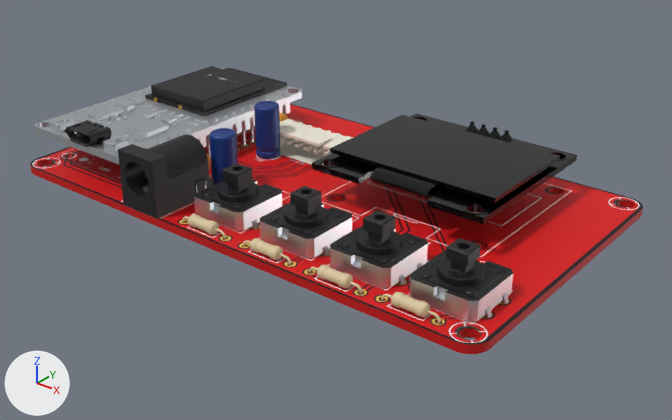
Two versions of the glTF model public/models/fingerprint-voting-machine/board.glb, one commit apart.
Both versions are drawn from a 50 mm camera at (0.2282, -0.0958, 0.075) aimed at (0.128, 0.0295, -0.0026). Lighting does not change. The marker at lower left points along +X, +Y and +Z. The older version comes first. Where no turn or scale is listed for an object, it has been applied to the vertices. Vertices at exactly the same position are counted once.

The older version as bpy lines, for what is in view:
```python
ob_r1_mesh = bpy.data.objects.new('R1-mesh', me_r1)
ob_r1_mesh.location = (0.1353, 0.0023, 0.001)
ob_u1_mesh = bpy.data.objects.new('U1-mesh', me_u1)
ob_u1_mesh.location = (0.0861, 0.0404, 0.0107)
ob_u1_mesh_014 = bpy.data.objects.new('U1-mesh.014', me_u1_014)
ob_u1_mesh_014.location = (0.0861, 0.028, 0.0055)
ob_u2_mesh = bpy.data.objects.new('U2-mesh', me_u2)
ob_u2_mesh.location = (0.1456, 0.0397, 0.0086)
ob_u2_mesh_001 = bpy.data.objects.new('U2-mesh.001', me_u2_001)
ob_u2_mesh_001.location = (0.1456, 0.0551, 0.0054)
ob_u2_mesh_004 = bpy.data.objects.new('U2-mesh.004', me_u2_004)
ob_u2_mesh_004.location = (0.1456, 0.0278, 0.0088)
# also in view: 'R4-mesh' at (0.1634, 0.0028, 0.001); 'KEY2-mesh' at (0.1361, 0.0113, 0.0042); 'KEY4-mesh' at (0.1668, 0.0113, 0.0042); 'DC1-mesh.002' at (0.1065, 0.007, 0.0052); 'U1-mesh.012' at (0.0872, 0.005, 0.0105)
```
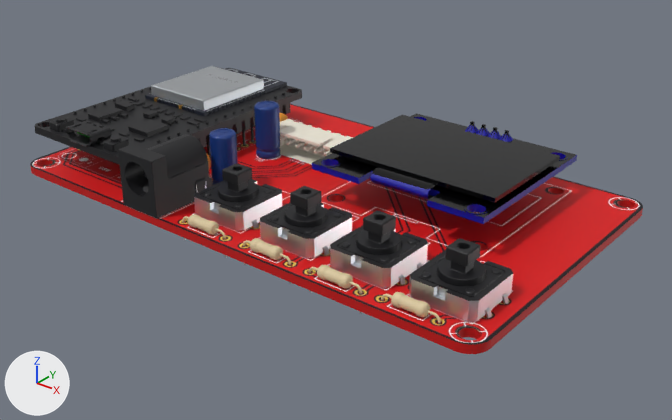
What differs and where, as boxes [x1, y1, x2, y2] in the pictures (672 x 420 px):
part 1 of me_u1, reshaped: before [159, 91, 261, 113]; after [149, 69, 265, 114]
part 2 of me_u1, reshaped: before [205, 74, 255, 84]; after [155, 66, 260, 99]
part 3 of me_u1, recoloured: [145, 68, 287, 116] in both
part 4 of me_u1, recoloured (black to light grey): [151, 66, 279, 111] in both
part 5 of me_u1_014, reshaped: before [49, 114, 129, 144]; after [44, 86, 287, 154]
part 6 of me_u1_014, recoloured (light grey to black): [34, 67, 302, 164] in both
part 7 of me_u2, recoloured: [312, 117, 577, 224] in both
part 8 of me_u2_001, recoloured (black to blue): [465, 125, 513, 142] in both
part 9 of me_u2_004, reshaped: [370, 178, 432, 199] in both
part 10 of me_u2_004, recoloured (black to blue): [370, 173, 429, 199] in both

The change, as a list of edits to the scene's bpy script:
```text
Add mat_pcb_0_000_0_000_0_316:
    mat_pcb_0_000_0_000_0_316 = principled_material('pcb-0.000-0.000-0.316')
    mat_pcb_0_000_0_000_0_316.base_color = (0.0000383, 0.0, 0.316)  # blue #000098
    mat_pcb_0_000_0_000_0_316.roughness = 0.55
Add mat_pcbdark:
    mat_pcbdark = principled_material('pcbDark')
    mat_pcbdark.base_color = (0.00837, 0.0119, 0.0254)  # dark blue #171c2c
    mat_pcbdark.roughness = 0.55
Change me_u1:
    remove me_u1.from_pydata(...)  # 1685 vertices, 2113 faces; spans x -0.009..0.009, y -0.0128..0.0128, z -0.0015..0.0015
    add me_u1.from_pydata(...)  # 2064 vertices, 2602 faces; spans x -0.009..0.009, y -0.0128..0.0128, z -0.0015..0.0015
    me_u1 part 1: 61 vertices moved within x -0.0089..0.0089, y -0.0127..0.0055, z -0.0015..-0.0006; 306 vertices added at x -0.0089..0.0089, y -0.0127..0.0063, z -0.0015..0.0015
    me_u1 part 2: 13 vertices moved within x -0.0041..0.0053, y 0.0004..0.0016, z 0.0015; 2 vertices removed from x 0.0047..0.0057, y 0.0012..0.0013, z 0.0015; 75 vertices added at x -0.0047..0.0057, y 0.0003..0.0016, z 0.0015
    me_u1 part 3: 861 faces spanning x -0.009..0.009, y -0.0128..0.0128, z -0.0015..-0.0006 switch from mat_plastic (black #151519) to mat_pcbdark (dark blue #171c2c)
    me_u1 part 4: 407 faces spanning x -0.009..0.009, y -0.0128..0.0122, z -0.0007..0.0015 switch from mat_plastic (black #151519) to mat_shield (light grey #caced2)
Change me_u1_014:
    remove me_u1_014.from_pydata(...)  # 3097 vertices, 5926 faces; spans x -0.0143..0.0143, y -0.0253..0.0253, z -0.0057..0.0057
    add me_u1_014.from_pydata(...)  # 3769 vertices, 7088 faces; spans x -0.0143..0.0143, y -0.0253..0.0253, z -0.0057..0.0057
    me_u1_014 part 5: 14 vertices moved within x -0.0097..0.007, y -0.0242..0.0222, z 0.0023..0.0052; 4 vertices removed from x -0.0095..0.0096, y -0.0242..0.0229, z 0.0024..0.0052; 359 vertices added at x -0.0129..0.013, y -0.0242..0.0236, z 0.0023..0.0057
    me_u1_014 part 6: 4022 faces spanning x -0.0143..0.0143, y -0.0253..0.0253, z -0.0056..0.0057 switch from mat_shield (light grey #caced2) to mat_plastic (black #151519)
    other edits to the shape of me_u1_014 do not show in these pictures
Change me_u2:
    remove me_u2.from_pydata(...)  # 584 vertices, 1196 faces; spans x -0.0179..0.0179, y -0.0168..0.0168, z -0.0007..0.0007
    add me_u2.from_pydata(...)  # 673 vertices, 1362 faces; spans x -0.0179..0.0179, y -0.0168..0.0168, z -0.0007..0.0007
    me_u2 part 7: 771 faces spanning x -0.0179..0.0179, y -0.0168..0.0168, z -0.0007..0.0007 switch from mat_glass (black #040406) to mat_pcb_0_000_0_000_0_316 (blue #000098)
    edits to the shape of me_u2 do not show in these pictures
Change me_u2_001:
    remove me_u2_001.from_pydata(...)  # 339 vertices, 674 faces; spans x -0.00508..0.00508, y -0.00127..0.00127, z -0.00565..0.00565
    add me_u2_001.from_pydata(...)  # 356 vertices, 708 faces; spans x -0.00508..0.00508, y -0.00127..0.00127, z -0.00565..0.00565
    me_u2_001 part 8: 140 faces spanning x -0.00501..0.00501, y -0.0012..0.0012, z 0.00269..0.00524 switch from mat_glass (black #040406) to mat_pcb_0_000_0_000_0_316 (blue #000098)
    edits to the shape of me_u2_001 do not show in these pictures
    add me_u2_001.materials.append(mat_plastic)  # black #151519
Change me_u2_004:
    remove me_u2_004.from_pydata(...)  # 265 vertices, 527 faces; spans x -0.011..0.011, y -0.0032..0.0032, z -0.0015..0.0015
    remove me_u2_004.materials.append(mat_gold)  # orange #daa844
    add me_u2_004.from_pydata(...)  # 301 vertices, 598 faces; spans x -0.011..0.011, y -0.0032..0.0032, z -0.0015..0.0015
    me_u2_004 part 9
    1 vertex is removed from x -0.002, y -0.0016, z 0.0013
    91 faces are deleted
    1 vertex moves from x 0.004, y -0.0026, z -0.0008 to x 0.0044, y -0.0026, z -0.0008
    37 vertices are added at x -0.006..0.0064, y -0.0031..0.0002, z -0.0015..0.0013
    46 new faces join them, mat_glass (black #040406)
    80 new faces join them, mat_pcb_0_000_0_000_0_316 (blue #000098)
    36 new faces join them, mat_plastic (black #151519)
    me_u2_004 part 10: 205 faces spanning x -0.011..0.011, y -0.0032..0.0032, z -0.0013..0.0013 switch from mat_glass (black #040406) to mat_pcb_0_000_0_000_0_316 (blue #000098)
    add me_u2_004.materials.append(mat_plastic)  # black #151519
```
